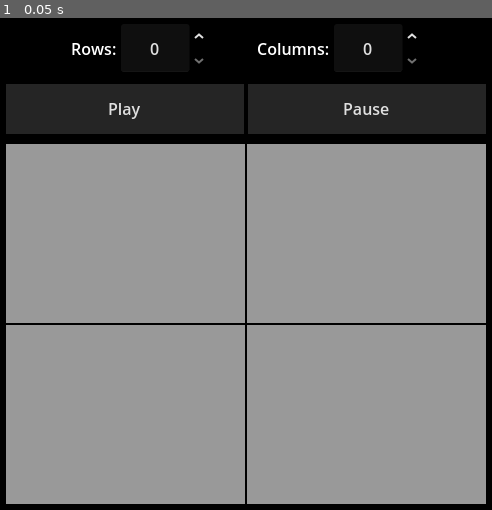
Above: before the commit, frame 1.
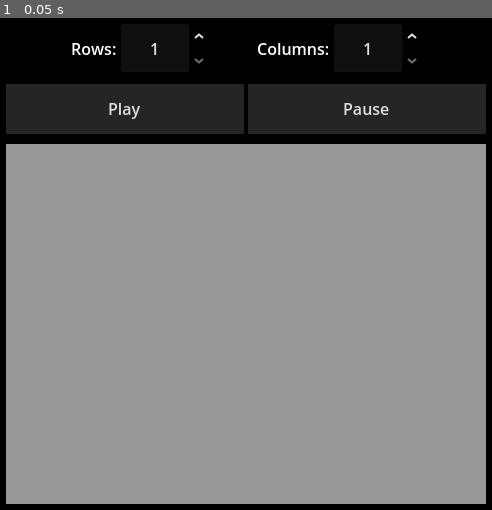
Above: after the commit, the same moment.

Repository: FlloydGagni/Godot-Game-of-Life
Game: Godot game, scene res://scenes/main_interface.tscn
Same seed, same stepped clock (60 frames per second), same inputs: the game is played once before the commit and once after it.
Inputs:
- Up to frame 1 (0.05 s): no input

The runs differ from the first frame. In frame 1, 0.8% of the frame differs, in the area x 1-99%, y 5-99%.

Commit message:
Implement algorithm for dynamic grid
Signed-off-by: Flloyd Nathaniel Gagni <fnbg720@gmail.com>

Diff:
--- a/scenes/main_interface.tscn
+++ b/scenes/main_interface.tscn
@@ -51,6 +51,8 @@
 
 [node name="RowValue" type="SpinBox" parent="InterfaceMargin/MainContainer/ControlContainer/RowContainer"]
 layout_mode = 2
+min_value = 1.0
+value = 1.0
 alignment = 1
 
 [node name="ColContainer" type="HBoxContainer" parent="InterfaceMargin/MainContainer/ControlContainer"]
@@ -62,6 +64,8 @@
 
 [node name="ColValue" type="SpinBox" parent="InterfaceMargin/MainContainer/ControlContainer/ColContainer"]
 layout_mode = 2
+min_value = 1.0
+value = 1.0
 alignment = 1
 
 [node name="ButtonContainer" type="HBoxContainer" parent="InterfaceMargin/MainContainer"]
@@ -89,19 +93,9 @@
 size_flags_vertical = 3
 theme_override_constants/h_separation = 2
 theme_override_constants/v_separation = 2
-columns = 2
 
 [node name="Cell" parent="InterfaceMargin/MainContainer/Grid" instance=ExtResource("1_7qx7d")]
 layout_mode = 2
 
-[node name="Cell2" parent="InterfaceMargin/MainContainer/Grid" instance=ExtResource("1_7qx7d")]
-layout_mode = 2
-
-[node name="Cell3" parent="InterfaceMargin/MainContainer/Grid" instance=ExtResource("1_7qx7d")]
-layout_mode = 2
-
-[node name="Cell4" parent="InterfaceMargin/MainContainer/Grid" instance=ExtResource("1_7qx7d")]
-layout_mode = 2
-
 [node name="UpdateTimer" type="Timer" parent="."]
 wait_time = 2.0
--- a/scripts/main_interface.gd
+++ b/scripts/main_interface.gd
@@ -1,7 +1,15 @@
 extends PanelContainer
+
+@onready var cell_node : PackedScene = preload("res://scenes/cell.tscn")
 
 @onready var start: Button = $InterfaceMargin/MainContainer/ButtonContainer/Start
 @onready var stop: Button = $InterfaceMargin/MainContainer/ButtonContainer/Stop
+
+@onready var row_value: SpinBox = $InterfaceMargin/MainContainer/ControlContainer/RowContainer/RowValue
+@onready var col_value: SpinBox = $InterfaceMargin/MainContainer/ControlContainer/ColContainer/ColValue
+
+@onready var grid: GridContainer = $InterfaceMargin/MainContainer/Grid
+
 @onready var update_timer: Timer = $UpdateTimer
 
 func _ready() -> void :
@@ -9,6 +17,10 @@
 
 	start.pressed.connect(_on_start_pressed)
 	stop.pressed.connect(_on_stop_pressed)
+
+	row_value.value_changed.connect(_resize_grid)
+	col_value.value_changed.connect(_on_col_value_changed)
+
 	update_timer.timeout.connect(_on_update_timer_timeout)
 
 func _on_start_pressed() -> void :
@@ -19,3 +31,18 @@
 
 func _on_update_timer_timeout() -> void :
 	CellManager.update_cell_data.emit()
+
+func _on_col_value_changed(value : int) -> void :
+	grid.columns = value
+	_resize_grid(value)
+
+func _resize_grid(_value : int) -> void:
+	for child in grid.get_children():
+		grid.remove_child(child)
+
+	var row = row_value.value
+	var col = col_value.value
+	var no_of_cells = row * col
+
+	for cell in range(no_of_cells):
+		grid.add_child.call_deferred(cell_node.instantiate())
